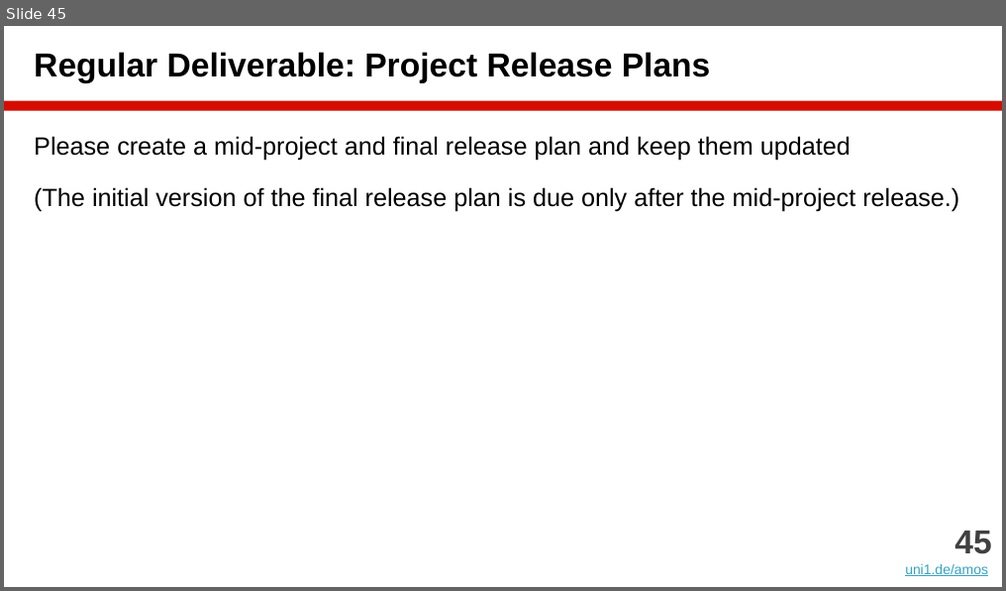
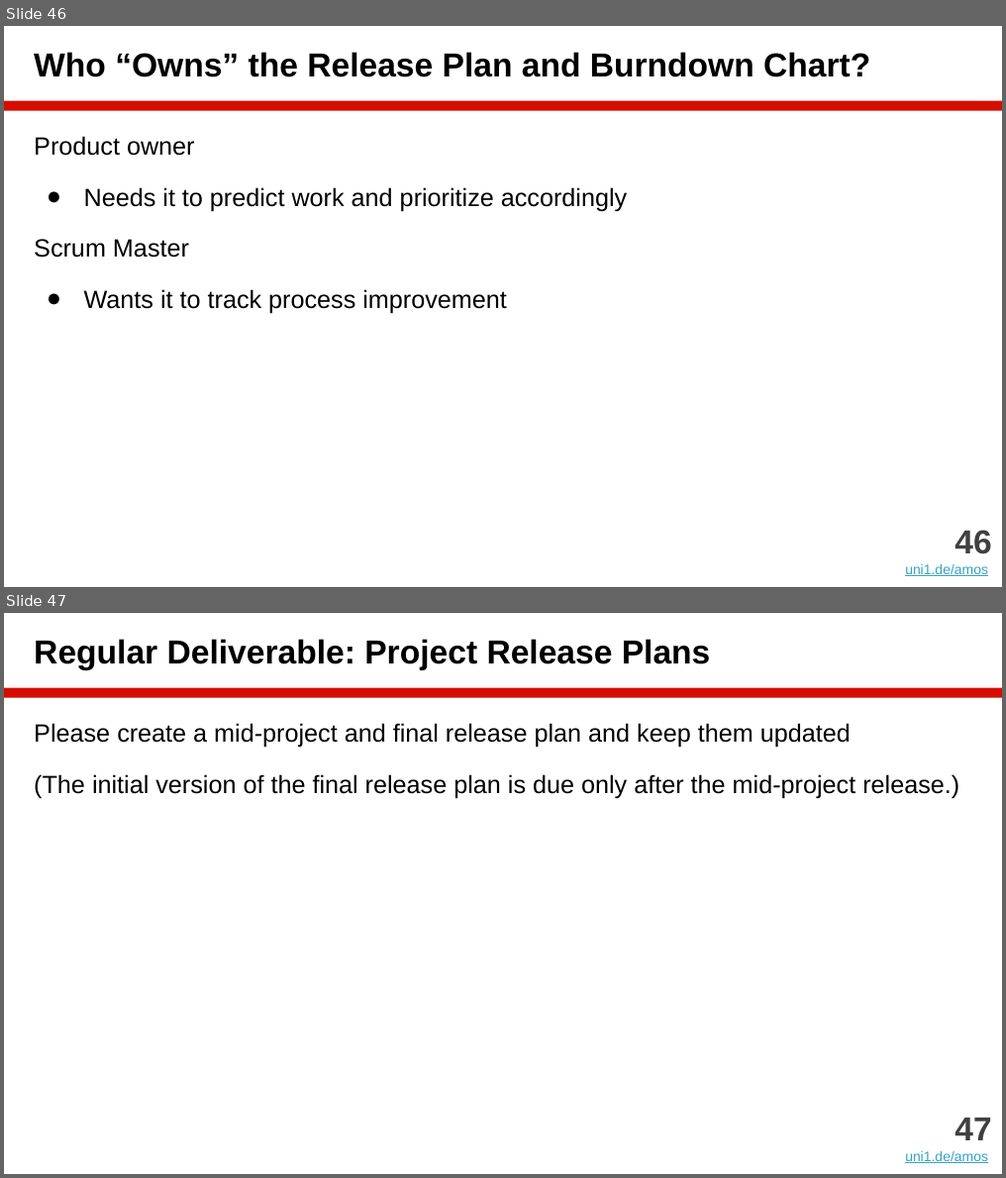
Before and after one commit to dirkriehle/amos-course, a slide deck: Lecture slides/AMOS B04 - Agile Planning.pptx. Shown one above the other, each under a label of ours: slide 45 before the commit, slides 46 and 47 after it. The pictures are 1006x591 and 1006x1178 pixels, drawn with LibreOffice and Linux fonts; fonts in the diff are those of the drawing. Boxes give left, top, right and bottom in pixels: in the first picture for what was removed or moved away, otherwise in the second. Text is boxed around its words. In the diff, an @@ line names an element or a change of style, - is before the commit and + after.

```diff
--- a/Lecture slides/AMOS B04 - Agile Planning.pptx
+++ b/Lecture slides/AMOS B04 - Agile Planning.pptx
@@ slide 46 added at (4,26,1002,587), background #FFFFFF; not listed: 1 template element that a slide beside it also shows @@
@@ title added at (34,52,870,77), 24 pt, text #000000, bold @@
+Who “Owns” the Release Plan and Burndown Chart?
@@ text added at (34,136,627,313), 18 pt, text #000000 @@
+Product owner
+● Needs it to predict work and prioritize accordingly
+Scrum Master
+● Wants it to track process improvement
@@ text added at (905,530,991,576), 10 pt, text #34A3C5, underline @@
+46
+uni1.de/amos
@@ what was slide 45 is now slide 47 @@
@@ text at (954,1118,991,1141): text changed @@
-45
+47
```
Also in this commit, not shown: 4 slides changed, 1 other slide added, 12 other files.
